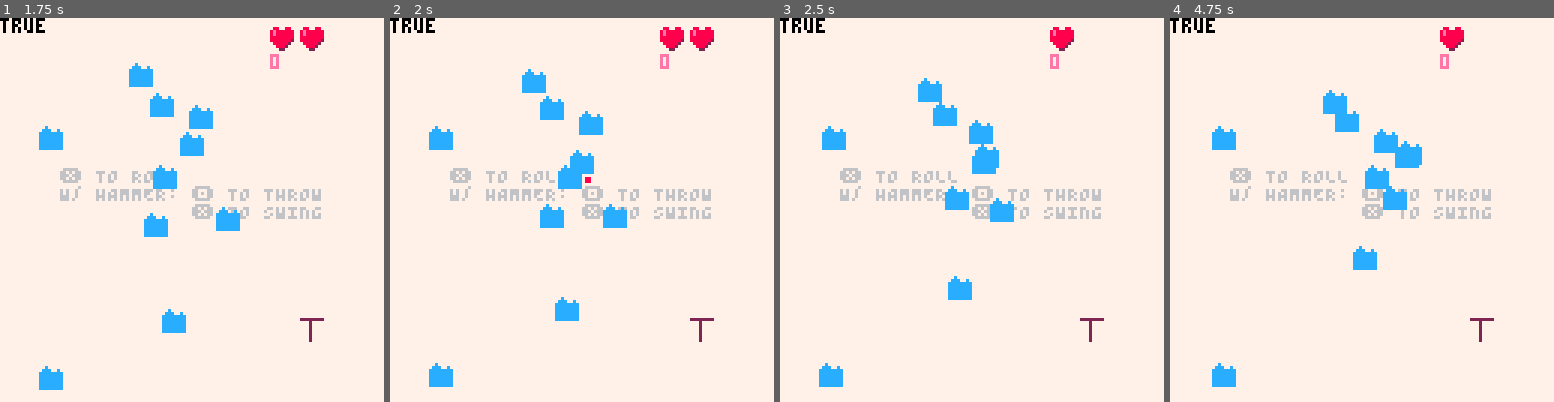
Above: before the commit, frames 1-4 (left to right).
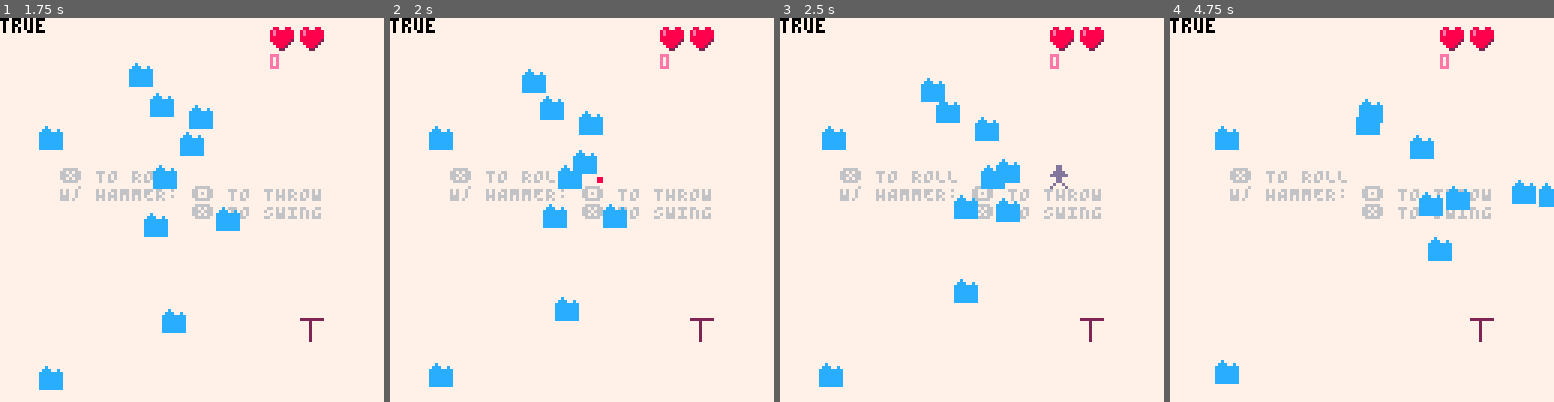
Above: after the commit, the same moments.

Repository: wsasaki01/icebreaker
Game: PICO-8 cartridge p1/icebreaker-p1.p8
The game is run twice, just before and just after one commit, with the same random seed, the same clock (stepped at 60 frames per second) and the same inputs.
Inputs:
- Up to frame 1 (1.75 s): tap X (X key) at 0.33, 1.07 s; tap O (Z key) at 0.7, 1.7 s; hold Right from 1.6 s (still down)
- Up to frame 2 (2 s): keep holding Right; tap X (X key) at 1.85 s
- Up to frame 3 (2.5 s): release Right at 2.1 s; tap O (Z key) at 2.1 s; hold Up 2.15-2.42 s; hold Right from 2.47 s (still down)
- Up to frame 4 (4.75 s): tap O (Z key) every 0.4 s from 2.5 to 4.5 s; tap X (X key) at 2.97, 4.08 s; release Right at 3.03 s; hold Left 3.08-3.58 s; hold Down 3.63-3.97 s; hold Right 4.02-4.68 s; hold Up from 4.73 s (still down)

Frame 1 is identical in both runs. In frame 2, 0.3% of the frame differs, in the area x 39-56%, y 34-55%; in frame 3, 2.7%; in frame 4, 4.9%, in the area x 10-100%, y 2-97%.

Commit message:
Add roll

Diff:
--- a/p1/main.lua
+++ b/p1/main.lua
@@ -6,9 +6,14 @@
         score = 0,
         health = 3,
         i = 0,
+        d = 0,
 
         cooldown = 1*30,
         charge = true,
+
+        rolling = false,
+        roll_count = 0,
+        roll_frames = 15,
 
         sprite = function(self)
             self.s = h.equipped and 4 or 1
@@ -31,6 +36,16 @@
             if self.i != 0 then
                 self.s = 5
                 self.i-=1
+            end
+        end,
+
+        roll = function(self)
+            self.x += cos(self.d)*2
+            self.y += sin(self.d)*2
+            self.roll_count += 1
+            if self.roll_count == self.roll_frames then
+                self.rolling = false
+                self.roll_count = 0
             end
         end
     }
@@ -85,26 +100,30 @@
             hs_count = 0
         end
     else
-        diff = {x=0,y=0}
-
-        if btn(1) and p.x<120 then
-            p.x+=1
-            diff.x+=1
-        end
-
-        if btn(0) and p.x>0 then
-            p.x-=1
-            diff.x-=1
-        end
-
-        if btn(2) and p.y>0 then
-            p.y-=1
-            diff.y-=1
-        end
-
-        if btn(3) and p.y<120 then
-            p.y+=1
-            diff.y+=1
+        if p.rolling then
+            p:roll()
+        else
+            diff = {x=0,y=0}
+
+            if btn(1) and p.x<120 then
+                p.x+=1
+                diff.x+=1
+            end
+
+            if btn(0) and p.x>0 then
+                p.x-=1
+                diff.x-=1
+            end
+
+            if btn(2) and p.y>0 then
+                p.y-=1
+                diff.y-=1
+            end
+
+            if btn(3) and p.y<120 then
+                p.y+=1
+                diff.y+=1
+            end
         end
 
         if h.equipped then
@@ -121,9 +140,15 @@
             p.charge += 1
         end
 
-        if btn(5) and h.equipped and p.charge==true and #attacks<1 then
-            p.charge = 0
-            create_attack("player", p_attack_length, p_attack_size)
+        if btn(5) then
+            if h.equipped and p.charge==true and #attacks<1 then
+                p.charge = 0
+                create_attack("player", p_attack_length, p_attack_size)
+            elseif not h.equipped and (diff.x!=0 or diff.y!=0) then
+                p.rolling = true
+                p.i = p.roll_frames
+                p.d = atan2(diff.x, diff.y)
+            end
         end
 
         h:check()
@@ -132,14 +157,12 @@
             h.thrown = true
             h.equipped = false
             h.v = 10
-            h.path = diff
             create_attack("hammer", h_attack_length, h_attack_size)
         end
 
         if h.v < 1 then
             h.thrown = false
             h.v = 0
-            h.path={x=0, y=0}
         end
 
         if h.thrown then
